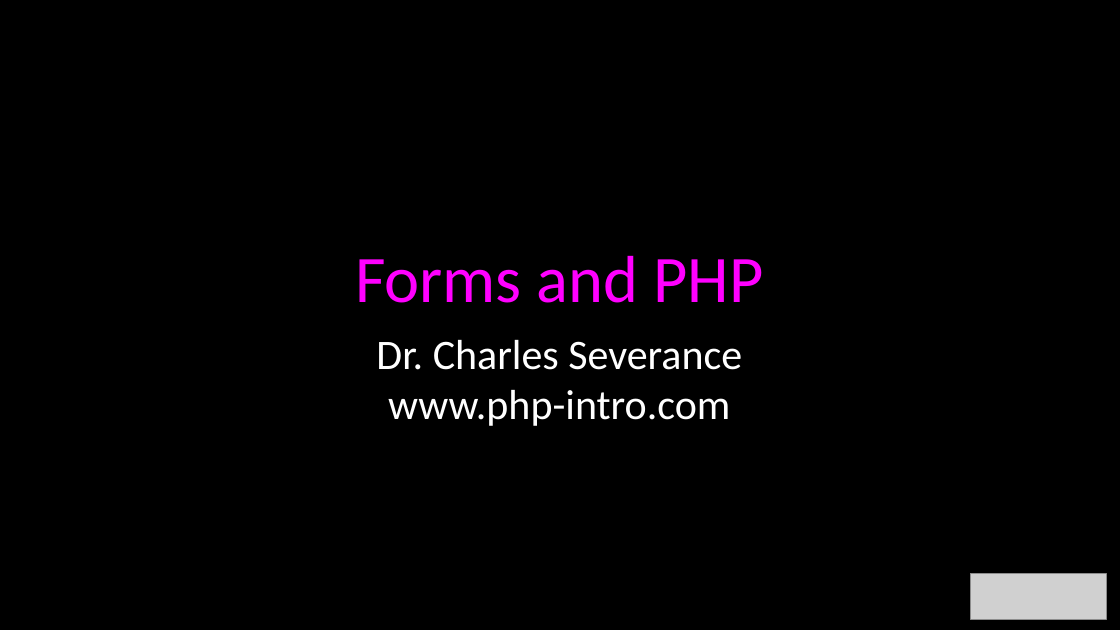
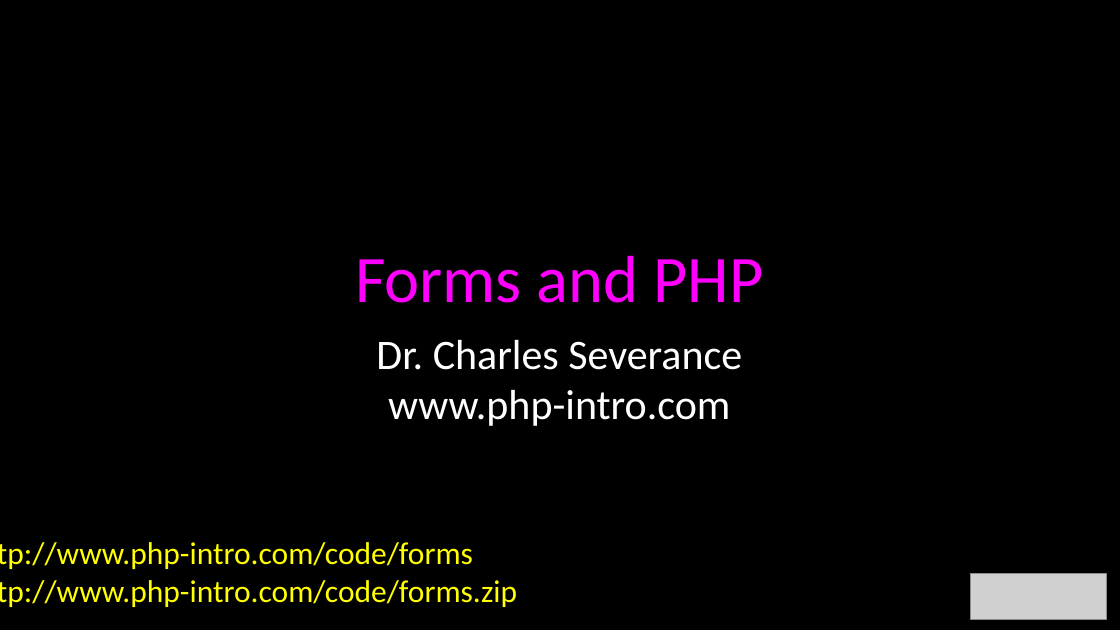
Before and after one commit to csev/wa4e, a slide deck: slide 1 of lectures/PHP-06-Forms.ppt. Drawn at 1120x630 pixels with LibreOffice and Linux fonts; fonts in the diff are those of the drawing; grey boxes stand for pictures. Boxes give left, top, right and bottom in pixels: in the first picture for what was removed or moved away, otherwise in the second. Text is boxed around its words. In the diff, an @@ line names an element or a change of style, - is before the commit and + after.

```diff
--- a/lectures/PHP-06-Forms.ppt
+++ b/lectures/PHP-06-Forms.ppt
@@ text added at bbox=[0, 542, 517, 607], 36 pt, text #FFFF00 @@
+http://www.php-intro.com/code/forms
+http://www.php-intro.com/code/forms.zip
```
Also in this commit, not shown: 6 other slides changed, 4 other files.
